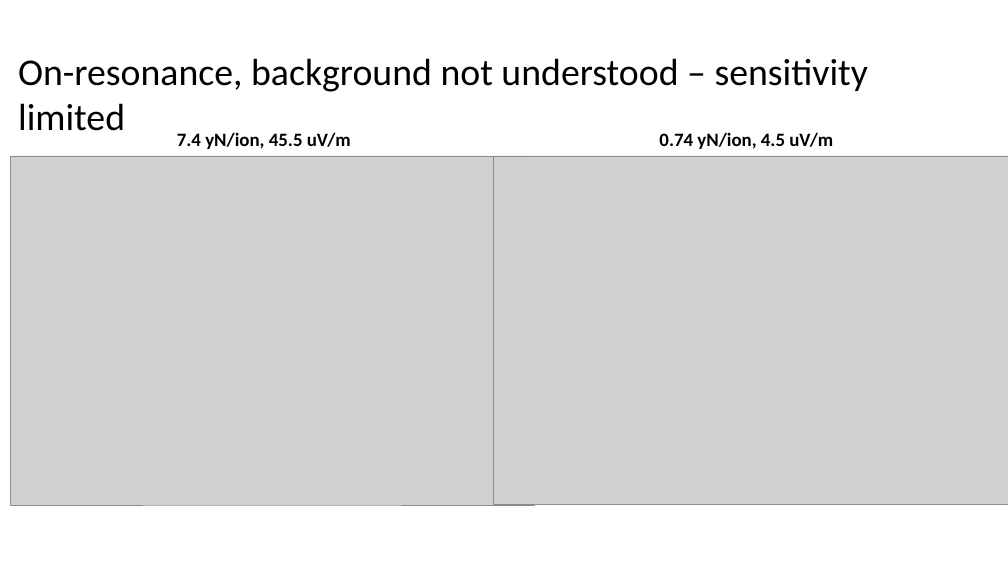
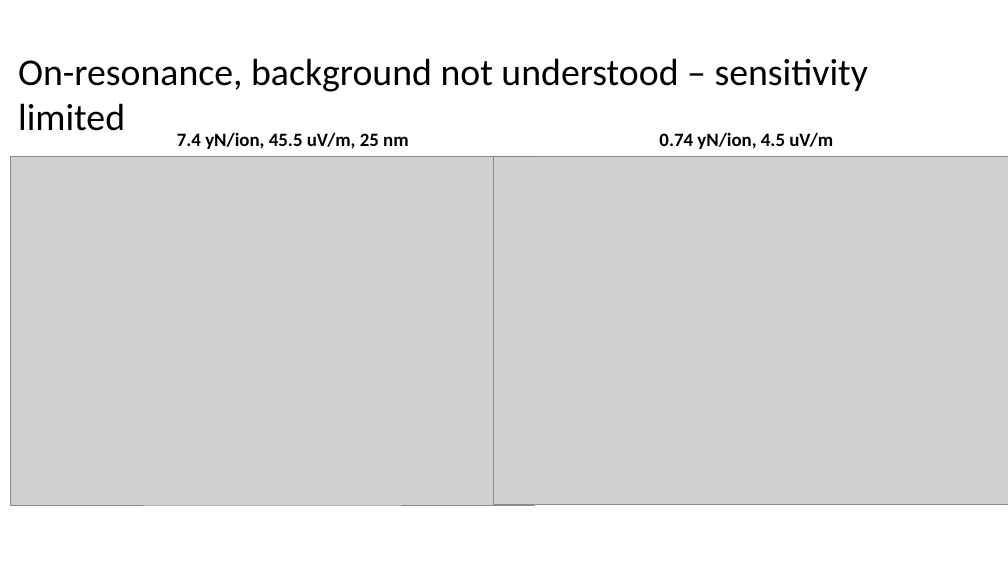
Before and after one commit to kgilmo/amplitude_sensing_paper, a slide deck: slide 15 of amplitude_sensing_penning_2.pptx. Drawn at 1008x567 pixels with LibreOffice and Linux fonts; fonts in the diff are those of the drawing; grey boxes stand for pictures. Boxes give left, top, right and bottom in pixels: in the first picture for what was removed or moved away, otherwise in the second. Text is boxed around its words. In the diff, an @@ line names an element or a change of style, - is before the commit and + after.

```diff
--- a/amplitude_sensing_penning_2.pptx
+++ b/amplitude_sensing_penning_2.pptx
@@ text at <box>177,132,408,149</box>: text changed @@
-7.4 yN/ion, 45.5 uV/m
+7.4 yN/ion, 45.5 uV/m, 25 nm
```
Also in this commit, not shown: 9 other slides changed, 1 slide added, 1 slide removed, 10 other files.
